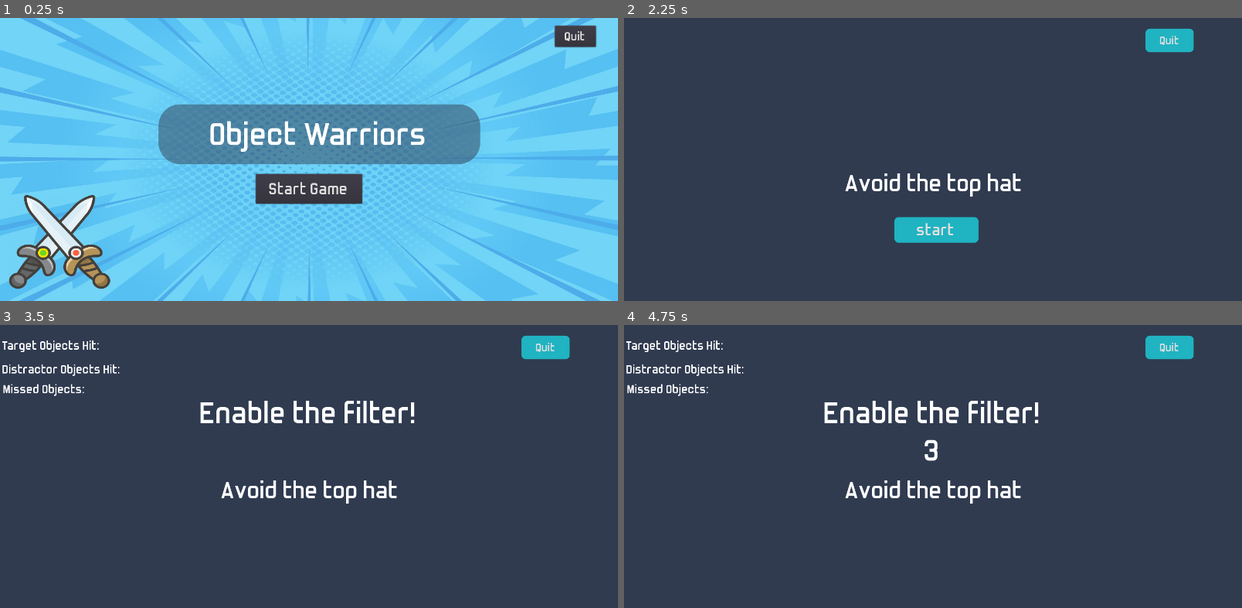
Above: before the commit, frames 1-4 (two rows, left to right).
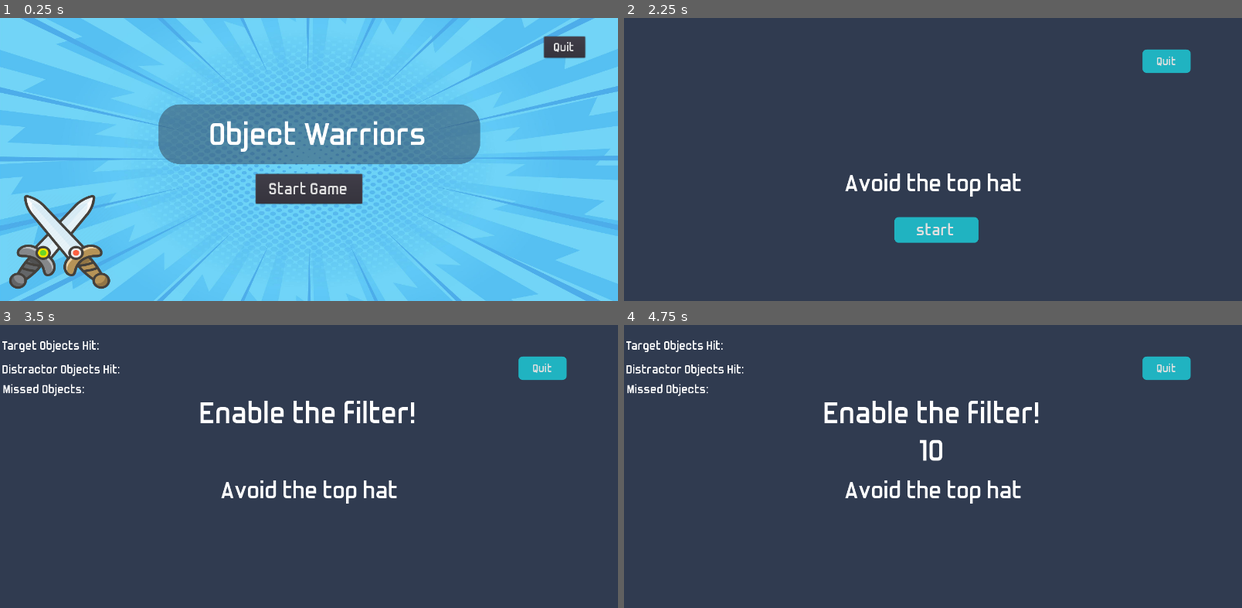
Above: after the commit, the same moments.

Repository: resquenazi/Object_Discrimination_Video_Game
Game: Godot game, scene res://Scenes/MainMenu.tscn
The game is run twice, just before and just after one commit, with the same random seed, the same clock (stepped at 60 frames per second) and the same inputs.
Inputs (mouse positions are in pixels of both pictures, inside the frame that each line leads up to):
- Up to frame 1 (0.25 s): no input
- Up to frame 2 (2.25 s): click "Start Game" at 0.5 s; click (933, 264) at 1.27 s; type "12" at 1.35 s; tap Enter at 2 s; move the mouse to (1068, 145) at 2.02 s; press the mouse at (1068, 145) at 2.03 s
- Up to frame 3 (3.5 s): release the mouse at (444, 452) at 2.75 s; click "start" at 2.75 s
- Up to frame 4 (4.75 s): tap Space at 3.5 s; move the mouse to (809, 480) at 3.52 s; click (809, 480) at 3.6 s; tap Enter at 4.25 s; move the mouse to (994, 404) at 4.27 s; press the mouse at (994, 404) at 4.28 s

The runs differ from the first frame. In frame 1, 0.8% of the frame differs, in the area x 87-97%, y 2-15%; in frame 2, 1.2%; in frame 3, 1.2%; in frame 4, 1.3%, in the area x 47-93%, y 3-49%.

Commit message:
minor bug fixes

Diff:
--- a/Scenes/DistractorObjects.tscn
+++ b/Scenes/DistractorObjects.tscn
@@ -28,12 +28,17 @@
 shape = SubResource( 2 )
 
 [node name="Timer" type="Timer" parent="."]
-wait_time = 0.1
+wait_time = 0.243
 one_shot = true
 autostart = true
 
 [node name="distractorObjectSound" type="AudioStreamPlayer" parent="."]
 stream = SubResource( 3 )
 volume_db = 7.068
+
+[node name="ScreenTimer" type="Timer" parent="."]
+wait_time = 3.5
+one_shot = true
 [connection signal="body_entered" from="Area2D" to="." method="_on_Area2D_body_entered"]
 [connection signal="timeout" from="Timer" to="." method="_on_Timer_timeout"]
+[connection signal="timeout" from="ScreenTimer" to="." method="_on_ScreenTimer_timeout"]
--- a/Scenes/Game.tscn
+++ b/Scenes/Game.tscn
@@ -158,10 +158,10 @@
 }
 
 [node name="QuitButton" type="Button" parent="HUD"]
-margin_left = 1207.0
-margin_top = 25.0
-margin_right = 1318.0
-margin_bottom = 79.0
+margin_left = 1200.33
+margin_top = 73.0542
+margin_right = 1311.33
+margin_bottom = 127.054
 custom_styles/normal = SubResource( 7 )
 custom_fonts/font = SubResource( 8 )
 text = "Quit"
--- a/Scenes/LevelSwitch.tscn
+++ b/Scenes/LevelSwitch.tscn
@@ -89,9 +89,9 @@
 }
 
 [node name="LevelNum" type="Label" parent="."]
-margin_left = 955.366
+margin_left = 882.959
 margin_top = 390.941
-margin_right = 977.366
+margin_right = 904.959
 margin_bottom = 438.941
 custom_fonts/font = SubResource( 3 )
 text = "2"
@@ -117,10 +117,10 @@
 [node name="Quit" type="Button" parent="."]
 anchor_left = 1.0
 anchor_right = 1.0
-margin_left = -161.009
-margin_top = 21.0
-margin_right = -36.009
-margin_bottom = 72.0
+margin_left = -167.683
+margin_top = 31.6787
+margin_right = -42.6833
+margin_bottom = 82.6787
 custom_fonts/font = SubResource( 5 )
 text = "Quit"
 __meta__ = {
--- a/Scenes/MainMenu.tscn
+++ b/Scenes/MainMenu.tscn
@@ -49,10 +49,10 @@
 [node name="Quit" type="Button" parent="."]
 anchor_left = 0.5
 anchor_right = 0.5
-margin_left = 568.5
-margin_top = 18.0
-margin_right = 663.5
-margin_bottom = 67.0
+margin_left = 544.473
+margin_top = 43.362
+margin_right = 639.473
+margin_bottom = 92.362
 custom_fonts/font = SubResource( 1 )
 text = "Quit"
 __meta__ = {
--- a/Scenes/Restart.tscn
+++ b/Scenes/Restart.tscn
@@ -101,12 +101,15 @@
 [node name="Quit" type="Button" parent="."]
 anchor_left = 1.0
 anchor_right = 1.0
-margin_left = -156.714
-margin_top = 25.5305
-margin_right = -41.7139
-margin_bottom = 72.5305
+margin_left = -171.397
+margin_top = 44.2182
+margin_right = -56.3972
+margin_bottom = 91.2182
 custom_fonts/font = SubResource( 4 )
 text = "Quit"
+__meta__ = {
+"_edit_use_anchors_": false
+}
 
 [node name="TargetObjectsScoreLabel" type="Label" parent="."]
 margin_left = 561.65
--- a/Scripts/DistractorObjects.gd
+++ b/Scripts/DistractorObjects.gd
@@ -20,6 +20,7 @@
 	$Sprite2.rotation_degrees = rand_range(-180, 180)
 	$Sprite2.texture = tex_ref_array[distractor_object]
 	apply_impulse(Vector2(0,0) , Vector2(dir, -jump))
+	$ScreenTimer.start()
 
 # make objects disappear when clicked
 func _physics_process(delta):
@@ -40,7 +41,7 @@
 				a.global_position = global_position
 				a.scale.x *= size
 				a.scale.y *= size
-	if global_position.y > 851:
+	if global_position.y > 690:
 		emit_signal("missedObjectsPoints")
 		queue_free() #clear cache
 		$Area2D.scale = Vector2($Sprite2.scale.x, $Sprite2.scale.y)
@@ -55,3 +56,7 @@
 func _on_Timer_timeout():
 	$Area2D/CollisionShape2D.disabled = true
 	start = false
+
+
+func _on_ScreenTimer_timeout():
+	queue_free()
--- a/Scripts/Game.gd
+++ b/Scripts/Game.gd
@@ -9,7 +9,7 @@
 var start = false  #start game
 var end = false #end game
 var cDif = 10 #points stuff
-var countdown = 4
+var countdown = 11
 var playername = UserInput.playername #get player name for saving
 # initialize variables for difficulty within level
 var target_object_timer_length = 2 #seconds
@@ -51,7 +51,7 @@
 
 
 func _process(delta):
-	if PlayerData.targetObjectsPoints >= 5:
+	if PlayerData.targetObjectsPoints >= 25:
 		_level_switch()
 		if PlayerData.level >= 7:
 			end = true
@@ -71,13 +71,13 @@
 
 	# determine when game ends
 	if start and !end:
-		if PlayerData.missedObjectsPoints >= 10:
+		if PlayerData.missedObjectsPoints >= 25:
 			end = true
 			_restart_level()
 		if PlayerData.targetObjectsPoints > cDif:
 			cDif += 10
 			$TargetObjectsTimer.set_wait_time($TargetObjectsTimer.get_wait_time() - 0.1)
-		if PlayerData.distractorObjectsPoints >= 10:
+		if PlayerData.distractorObjectsPoints >= 25:
 			_restart_level()
 			end = true
 			#_reset()
@@ -109,7 +109,7 @@
 		var t = TargetObjects.instance()
 		t.connect("targetObjectsPoints", self, "_on_target_object_sliced")
 		t.connect("missedObjectsPoints", self, "_on_missed_target_object")
-		t.global_position = Vector2(randi()%1000+100, 700) #Vector2(#,#) controls x & y start positions of objects
+		t.global_position = Vector2(randi()%1000+100, 680) #Vector2(#,#) controls x & y start positions of objects
 		add_child(t)
 		if PlayerData.level == 1:
 			t.size = .35
@@ -120,9 +120,9 @@
 		if PlayerData.level == 4:
 			t.size = .13
 		if PlayerData.level == 5:
-			t.size = .9
+			t.size = .09
 		if PlayerData.level == 6:
-			t.size = .5
+			t.size = .05
 	else:
 		$TargetObjectsTimer.stop()
 
@@ -132,7 +132,7 @@
 		var d = DistractorObjects.instance()
 		d.connect("distractorObjectsPoints", self, "_on_distractor_object_sliced")
 		d.connect("missedObjectsPoints", self, "_on_missed_target_object")
-		d.global_position = Vector2(randi()%1000+100, 700) #Vector2(#,#) controls x & y start positions of objects
+		d.global_position = Vector2(randi()%1000+100, 680) #Vector2(#,#) controls x & y start positions of objects
 		add_child(d)
 		if PlayerData.level == 1:
 			d.size = .35
@@ -143,9 +143,9 @@
 		if PlayerData.level == 4:
 			d.size = .13
 		if PlayerData.level == 5:
-			d.size = .9
+			d.size = .09
 		if PlayerData.level == 6:
-			d.size = .5
+			d.size = .05
 	else:
 		$DistractorObjectsTimer.stop()
 
--- a/Scripts/Restart.gd
+++ b/Scripts/Restart.gd
@@ -21,7 +21,7 @@
 
 	TargetObjectsScoreLabel.set_text("Target Objects Score: " + str(TargetObjectsPoints))
 
-	#$disableFilt.play()
+	$disableFilt.play()
 
 	var object_avoid = str(object_labels[distractor_object])
 	var object_avoid2 = object_avoid.replace("_", " ")
--- a/Scripts/TargetObjects.gd
+++ b/Scripts/TargetObjects.gd
@@ -40,7 +40,7 @@
 				a.global_position = global_position
 				a.scale.x *= size
 				a.scale.y *= size
-	if global_position.y > 851:
+	if global_position.y > 690:
 		emit_signal("missedObjectsPoints")
 		queue_free() #clear cache
 		$Area2D.scale = Vector2($Sprite1.scale.x, $Sprite1.scale.y)
Not shown, changed: Music/GamePlay.wav.import
